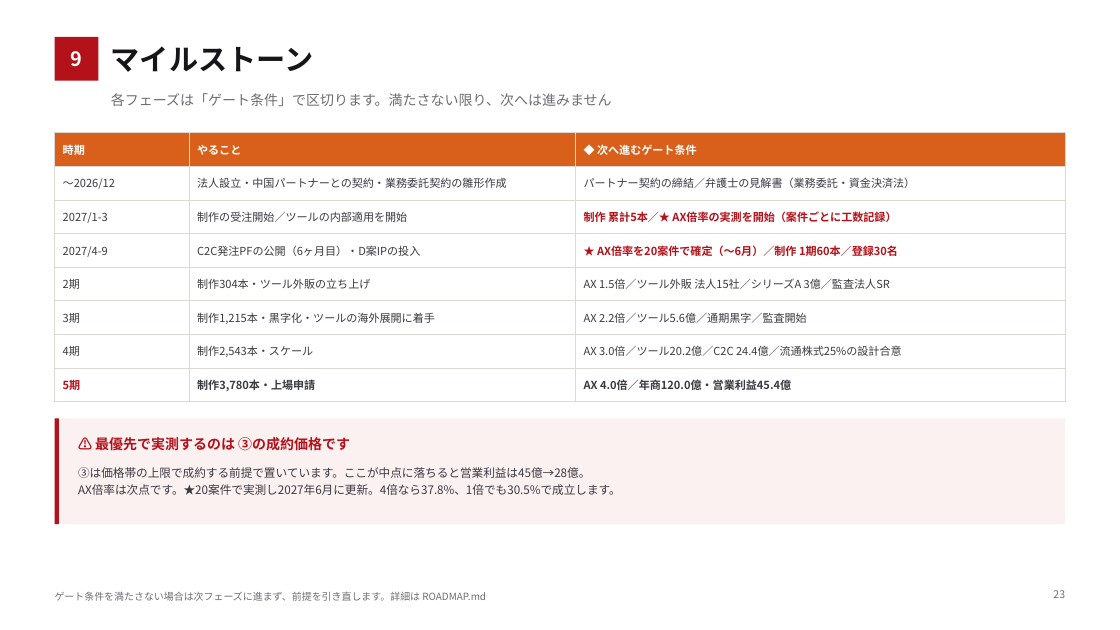
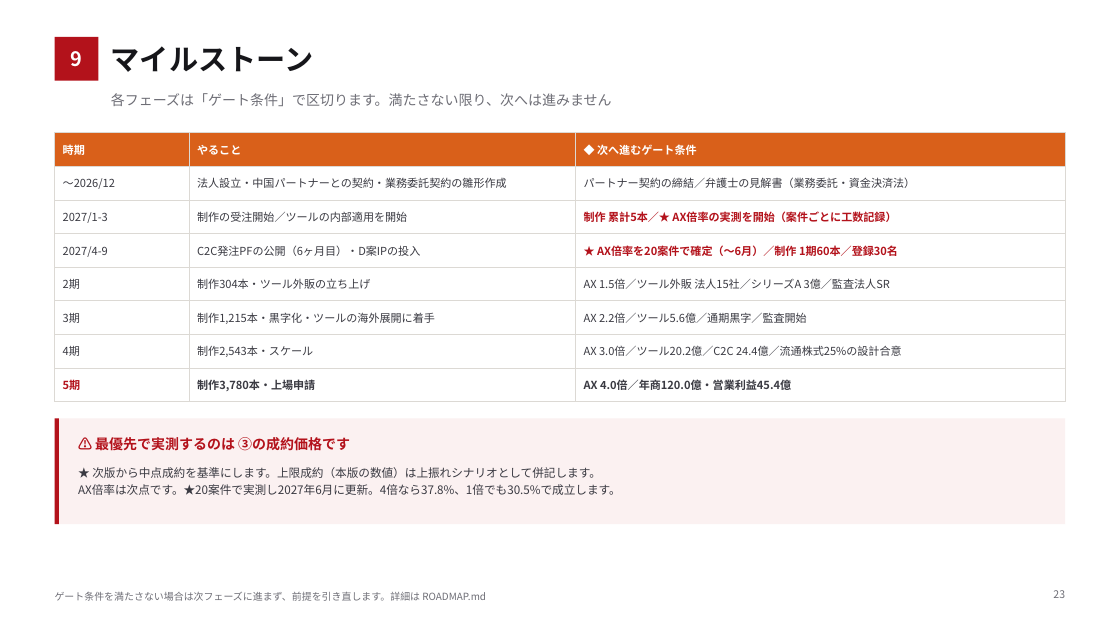
Before and after one commit to bpn333333/test, a slide deck: slide 24 of 投資家向け企画書 Ver0.8.pptx. Drawn at 1120x630 pixels with LibreOffice and Linux fonts; fonts in the diff are those of the drawing. Boxes give left, top, right and bottom in pixels: in the first picture for what was removed or moved away, otherwise in the second. Text is boxed around its words. In the diff, an @@ line names an element or a change of style, - is before the commit and + after.

```diff
--- a/投資家向け企画書 Ver0.8.pptx
+++ b/投資家向け企画書 Ver0.8.pptx
@@ text at [92, 467, 601, 478]: text changed @@
-③は価格帯の上限で成約する前提で置いています。ここが中点に落ちると営業利益は45億→28億。
+★ 次版から中点成約を基準にします。上限成約（本版の数値）は上振れシナリオとして併記します。
```
Also in this commit, not shown: 3 other slides changed, 4 other files.
